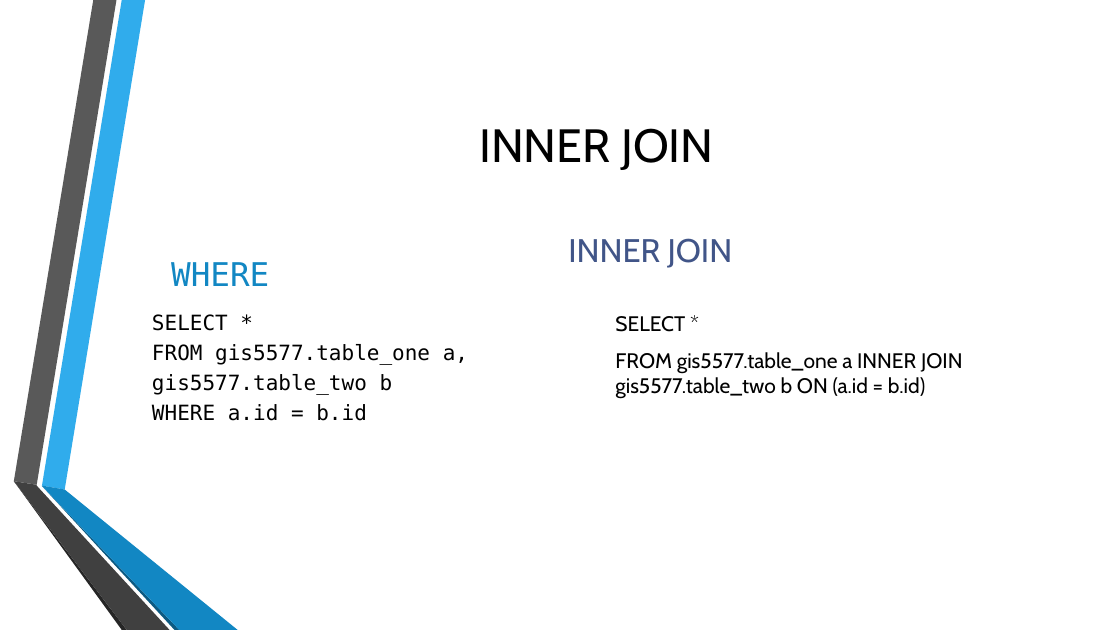
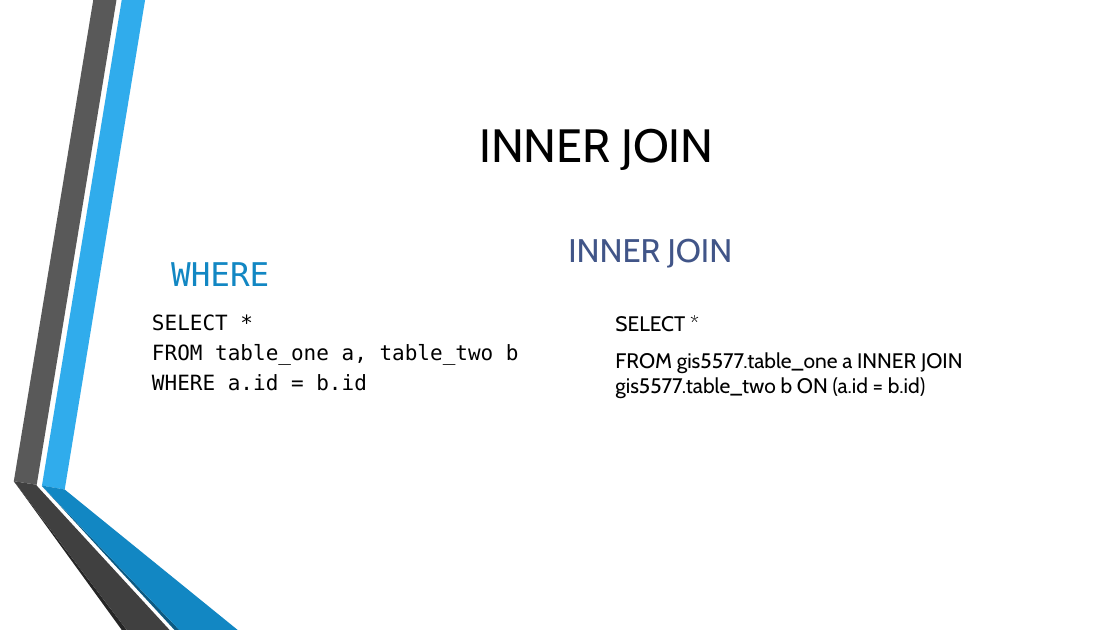
Before and after one commit to MGIS-UMN/GIS5577_week4, a slide deck: slide 27 of Advanced_DB_queries.odp. Drawn at 1120x630 pixels with LibreOffice and Linux fonts; fonts in the diff are those of the drawing; background and template pictures are left out. Boxes give left, top, right and bottom in pixels: in the first picture for what was removed or moved away, otherwise in the second. Text is boxed around its words. In the diff, an @@ line names an element or a change of style, - is before the commit and + after.

```diff
--- a/Advanced_DB_queries.odp
+++ b/Advanced_DB_queries.odp
@@ text at box(152, 344, 519, 365): text changed @@
-FROM gis5577.table_one a, gis5577.table_two b
+FROM table_one a, table_two b
```
Also in this commit, not shown: 1 other slide changed, 1 other file.
